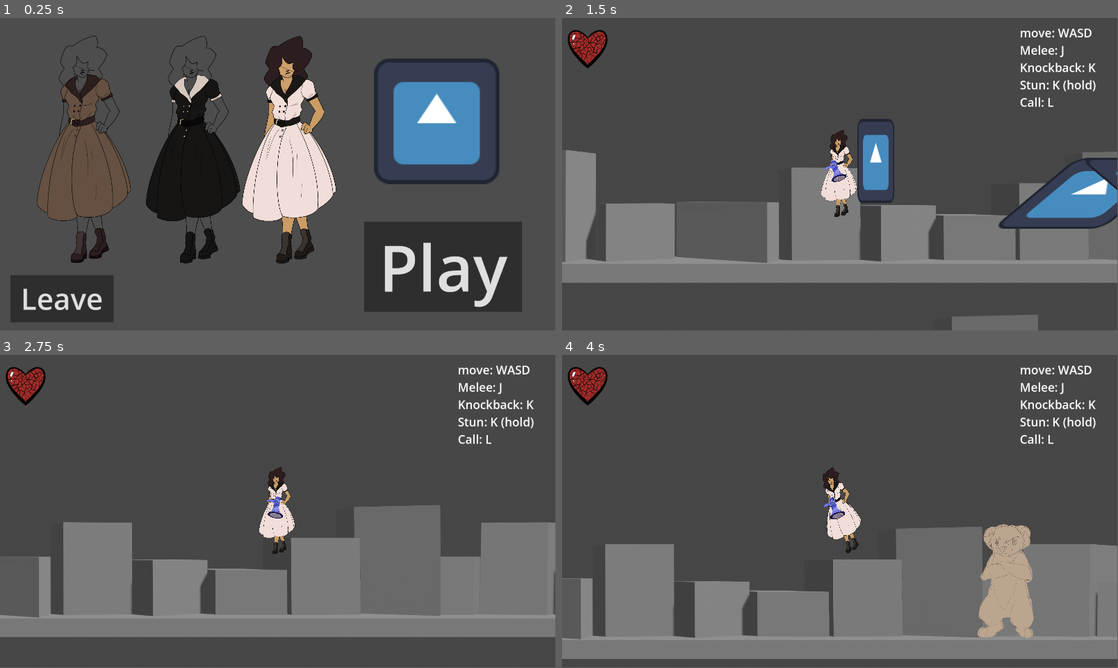
Above: before the commit, frames 1-4 (two rows, left to right).
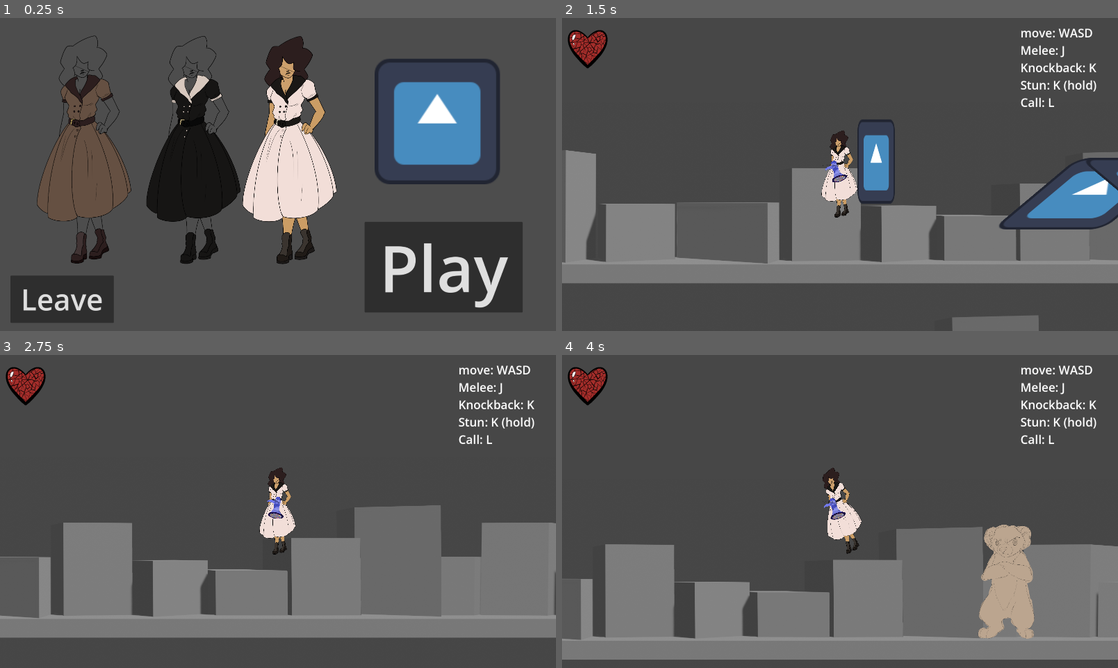
Above: after the commit, the same moments.

Repository: MaddMavv/Project-Doll-House
Game: Godot game, scene res://main menu.tscn
Same seed, same stepped clock (60 frames per second), same inputs: the game is played once before the commit and once after it. The engine's default icon, where the game draws it, is replaced by a stand-in: a white triangle on a blue panel in a dark square.
Inputs:
- Up to frame 1 (0.25 s): no input
- Up to frame 2 (1.5 s): click "Play" at 0.5 s; tap Enter (ui_accept) at 1.25 s; hold Right (ui_right) from 1.28 s (still down); tap K (attack) at 1.35 s
- Up to frame 3 (2.75 s): keep holding Right (ui_right); tap Enter (ui_accept) at 1.52, 2.27 s; tap J (melee) at 2.1 s
- Up to frame 4 (4 s): release Right (ui_right) at 2.78 s; hold Left (ui_left) 2.78-3.53 s; tap L (shout) at 2.85 s; hold Right (ui_right) from 3.53 s (still down); tap K (attack) at 3.6 s; tap Enter (ui_accept) at 3.77 s
In our replay, the window is 799x449 before the commit and 800x450 after it. These sizes can differ from the game's own. Grey fills any space a smaller window leaves; there, only what the larger window draws over its background counts as a difference.

The runs differ from the first frame. In frame 1, 2.3% of the frame differs, in the area x 4-94%, y 6-94%; in frame 2, 1.8%; in frame 3, 1.2%; in frame 4, 1.8%.

Commit message:
started boss stage

Diff:
--- /dev/null
+++ b/First Prototype copy 2/boss.tscn
@@ -0,0 +1,567 @@
+[gd_scene load_steps=34 format=3 uid="uid://jhar81iobxiu"]
+
+[ext_resource type="Texture2D" uid="uid://cxwupqs4m5apy" path="res://assests/gray.png" id="1_r7ux5"]
+[ext_resource type="Texture2D" uid="uid://db0urvkygtedx" path="res://assests/non textured level.png" id="2_s2e0v"]
+
+[sub_resource type="RectangleShape2D" id="RectangleShape2D_7c10t"]
+size = Vector2(263.5, 8044.75)
+
+[sub_resource type="RectangleShape2D" id="RectangleShape2D_0w6sf"]
+size = Vector2(7446.76, 174.029)
+
+[sub_resource type="RectangleShape2D" id="RectangleShape2D_m42cg"]
+size = Vector2(280, 41.5535)
+
+[sub_resource type="RectangleShape2D" id="RectangleShape2D_q6fsm"]
+size = Vector2(699.464, 65.6543)
+
+[sub_resource type="RectangleShape2D" id="RectangleShape2D_8maxv"]
+size = Vector2(659.5, 33.1794)
+
+[sub_resource type="RectangleShape2D" id="RectangleShape2D_eaibp"]
+size = Vector2(512.695, 22.0067)
+
+[sub_resource type="RectangleShape2D" id="RectangleShape2D_qd8v1"]
+size = Vector2(548.775, 16.1263)
+
+[sub_resource type="RectangleShape2D" id="RectangleShape2D_yyfh4"]
+size = Vector2(547.49, 33.3834)
+
+[sub_resource type="RectangleShape2D" id="RectangleShape2D_7orc7"]
+size = Vector2(519.67, 31.8035)
+
+[sub_resource type="RectangleShape2D" id="RectangleShape2D_yxjio"]
+size = Vector2(689.769, 26.2245)
+
+[sub_resource type="RectangleShape2D" id="RectangleShape2D_veckd"]
+size = Vector2(547.082, 18.9172)
+
+[sub_resource type="RectangleShape2D" id="RectangleShape2D_bx3am"]
+size = Vector2(509, 20.578)
+
+[sub_resource type="RectangleShape2D" id="RectangleShape2D_34yaj"]
+size = Vector2(540.415, 22.6874)
+
+[sub_resource type="RectangleShape2D" id="RectangleShape2D_21eea"]
+size = Vector2(660.994, 18.9172)
+
+[sub_resource type="RectangleShape2D" id="RectangleShape2D_y7lfm"]
+size = Vector2(701.056, 29.3188)
+
+[sub_resource type="RectangleShape2D" id="RectangleShape2D_lkx18"]
+size = Vector2(659.5, 10.7882)
+
+[sub_resource type="RectangleShape2D" id="RectangleShape2D_wom0j"]
+size = Vector2(269.42, 27.0873)
+
+[sub_resource type="RectangleShape2D" id="RectangleShape2D_fdole"]
+size = Vector2(699.464, 23.0222)
+
+[sub_resource type="RectangleShape2D" id="RectangleShape2D_sxe6k"]
+size = Vector2(659.5, 13.014)
+
+[sub_resource type="RectangleShape2D" id="RectangleShape2D_ijswb"]
+size = Vector2(509.346, 26.4577)
+
+[sub_resource type="RectangleShape2D" id="RectangleShape2D_451j4"]
+size = Vector2(548.775, 16.1263)
+
+[sub_resource type="RectangleShape2D" id="RectangleShape2D_vjn45"]
+size = Vector2(548.775, 16.1263)
+
+[sub_resource type="RectangleShape2D" id="RectangleShape2D_win12"]
+size = Vector2(518.557, 20.6757)
+
+[sub_resource type="RectangleShape2D" id="RectangleShape2D_y0ib4"]
+size = Vector2(689.769, 26.2245)
+
+[sub_resource type="RectangleShape2D" id="RectangleShape2D_pm6sd"]
+size = Vector2(547.082, 18.9172)
+
+[sub_resource type="RectangleShape2D" id="RectangleShape2D_orpe1"]
+size = Vector2(509, 20.578)
+
+[sub_resource type="RectangleShape2D" id="RectangleShape2D_35dwa"]
+size = Vector2(537.077, 17.1238)
+
+[sub_resource type="RectangleShape2D" id="RectangleShape2D_aebkt"]
+size = Vector2(283.361, 29.3643)
+
+[sub_resource type="RectangleShape2D" id="RectangleShape2D_mfwji"]
+size = Vector2(703.637, 36.041)
+
+[sub_resource type="RectangleShape2D" id="RectangleShape2D_imc4j"]
+size = Vector2(663.398, 44.9431)
+
+[sub_resource type="RectangleShape2D" id="RectangleShape2D_gfg4n"]
+size = Vector2(130.494, 74.1743)
+
+[node name="Boss" type="Node2D"]
+
+[node name="Gray" type="Sprite2D" parent="."]
+position = Vector2(1914, 860)
+scale = Vector2(114.065, 114.757)
+texture = ExtResource("1_r7ux5")
+
+[node name="Shelf 1" type="Node2D" parent="Gray"]
+position = Vector2(-16.8144, -3.43246)
+scale = Vector2(0.00499388, 0.00496379)
+
+[node name="NonTexturedLevel2" type="Sprite2D" parent="Gray/Shelf 1"]
+position = Vector2(3150.01, 621)
+scale = Vector2(1.1202, 1.1202)
+texture = ExtResource("2_s2e0v")
+
+[node name="Boxs" type="Node2D" parent="Gray/Shelf 1/NonTexturedLevel2"]
+position = Vector2(-2814.18, -547.916)
+scale = Vector2(0.802219, 0.802219)
+
+[node name="self" type="StaticBody2D" parent="Gray/Shelf 1/NonTexturedLevel2/Boxs"]
+
+[node name="CollisionShape2D2" type="CollisionShape2D" parent="Gray/Shelf 1/NonTexturedLevel2/Boxs/self"]
+position = Vector2(-117.472, -2738.09)
+shape = SubResource("RectangleShape2D_7c10t")
+
+[node name="CollisionShape2D28" type="CollisionShape2D" parent="Gray/Shelf 1/NonTexturedLevel2/Boxs/self"]
+position = Vector2(6593.8, -2715.82)
+shape = SubResource("RectangleShape2D_7c10t")
+
+[node name="CollisionShape2D29" type="CollisionShape2D" parent="Gray/Shelf 1/NonTexturedLevel2/Boxs/self"]
+position = Vector2(3446.78, 1236.05)
+shape = SubResource("RectangleShape2D_0w6sf")
+
+[node name="StaticBody2D2" type="StaticBody2D" parent="Gray/Shelf 1/NonTexturedLevel2/Boxs"]
+collision_layer = 2
+
+[node name="CollisionShape2D30" type="CollisionShape2D" parent="Gray/Shelf 1/NonTexturedLevel2/Boxs/StaticBody2D2"]
+position = Vector2(117, 771.277)
+shape = SubResource("RectangleShape2D_m42cg")
+one_way_collision = true
+
+[node name="CollisionShape2D" type="CollisionShape2D" parent="Gray/Shelf 1/NonTexturedLevel2/Boxs/StaticBody2D2"]
+position = Vector2(597.732, 554.474)
+shape = SubResource("RectangleShape2D_q6fsm")
+one_way_collision = true
+
+[node name="CollisionShape2D3" type="CollisionShape2D" parent="Gray/Shelf 1/NonTexturedLevel2/Boxs/StaticBody2D2"]
+position = Vector2(1088.25, 787.84)
+shape = SubResource("RectangleShape2D_8maxv")
+one_way_collision = true
+
+[node name="CollisionShape2D6" type="CollisionShape2D" parent="Gray/Shelf 1/NonTexturedLevel2/Boxs/StaticBody2D2"]
+position = Vector2(1537.24, 851.031)
+shape = SubResource("RectangleShape2D_eaibp")
+one_way_collision = true
+
+[node name="CollisionShape2D7" type="CollisionShape2D" parent="Gray/Shelf 1/NonTexturedLevel2/Boxs/StaticBody2D2"]
+position = Vector2(2068.04, 631.812)
+shape = SubResource("RectangleShape2D_qd8v1")
+one_way_collision = true
+
+[node name="CollisionShape2D17" type="CollisionShape2D" parent="Gray/Shelf 1/NonTexturedLevel2/Boxs/StaticBody2D2"]
+position = Vector2(2617.76, 427.06)
+shape = SubResource("RectangleShape2D_yyfh4")
+one_way_collision = true
+
+[node name="CollisionShape2D8" type="CollisionShape2D" parent="Gray/Shelf 1/NonTexturedLevel2/Boxs/StaticBody2D2"]
+position = Vector2(3164.69, 776.152)
+shape = SubResource("RectangleShape2D_7orc7")
+one_way_collision = true
+
+[node name="CollisionShape2D9" type="CollisionShape2D" parent="Gray/Shelf 1/NonTexturedLevel2/Boxs/StaticBody2D2"]
+position = Vector2(3782.92, 763.362)
+shape = SubResource("RectangleShape2D_yxjio")
+one_way_collision = true
+
+[node name="CollisionShape2D10" type="CollisionShape2D" parent="Gray/Shelf 1/NonTexturedLevel2/Boxs/StaticBody2D2"]
+position = Vector2(4402.66, 529.436)
+shape = SubResource("RectangleShape2D_veckd")
+one_way_collision = true
+
+[node name="CollisionShape2D11" type="CollisionShape2D" parent="Gray/Shelf 1/NonTexturedLevel2/Boxs/StaticBody2D2"]
+position = Vector2(4930.5, 779.539)
+shape = SubResource("RectangleShape2D_bx3am")
+one_way_collision = true
+
+[node name="CollisionShape2D12" type="CollisionShape2D" parent="Gray/Shelf 1/NonTexturedLevel2/Boxs/StaticBody2D2"]
+position = Vector2(5455.56, 850.815)
+shape = SubResource("RectangleShape2D_34yaj")
+one_way_collision = true
+
+[node name="CollisionShape2D15" type="CollisionShape2D" parent="Gray/Shelf 1/NonTexturedLevel2/Boxs/StaticBody2D2"]
+position = Vector2(5886.01, 630.143)
+shape = SubResource("RectangleShape2D_21eea")
+one_way_collision = true
+
+[node name="CollisionShape2D16" type="CollisionShape2D" parent="Gray/Shelf 1/NonTexturedLevel2/Boxs/StaticBody2D2"]
+position = Vector2(6409.02, 425.754)
+shape = SubResource("RectangleShape2D_y7lfm")
+one_way_collision = true
+
+[node name="Shelf 2" type="Node2D" parent="Gray"]
+position = Vector2(-23.1017, -8.39625)
+scale = Vector2(0.00499388, 0.00496379)
+
+[node name="NonTexturedLevel2" type="Sprite2D" parent="Gray/Shelf 2"]
+position = Vector2(3150.01, 621)
+scale = Vector2(1.1202, 1.1202)
+texture = ExtResource("2_s2e0v")
+
+[node name="Boxs" type="Node2D" parent="Gray/Shelf 2/NonTexturedLevel2"]
+position = Vector2(-2814.18, -547.916)
+scale = Vector2(0.802219, 0.802219)
+
+[node name="self" type="StaticBody2D" parent="Gray/Shelf 2/NonTexturedLevel2/Boxs"]
+collision_layer = 2
+
+[node name="CollisionShape2D29" type="CollisionShape2D" parent="Gray/Shelf 2/NonTexturedLevel2/Boxs/self"]
+position = Vector2(3468.46, 1235.27)
+shape = SubResource("RectangleShape2D_0w6sf")
+one_way_collision = true
+
+[node name="StaticBody2D2" type="StaticBody2D" parent="Gray/Shelf 2/NonTexturedLevel2/Boxs"]
+collision_layer = 2
+
+[node name="CollisionShape2D30" type="CollisionShape2D" parent="Gray/Shelf 2/NonTexturedLevel2/Boxs/StaticBody2D2"]
+position = Vector2(117, 771.277)
+shape = SubResource("RectangleShape2D_m42cg")
+one_way_collision = true
+
+[node name="CollisionShape2D" type="CollisionShape2D" parent="Gray/Shelf 2/NonTexturedLevel2/Boxs/StaticBody2D2"]
+position = Vector2(597.732, 554.474)
+shape = SubResource("RectangleShape2D_q6fsm")
+one_way_collision = true
+
+[node name="CollisionShape2D3" type="CollisionShape2D" parent="Gray/Shelf 2/NonTexturedLevel2/Boxs/StaticBody2D2"]
+position = Vector2(1088.25, 776.644)
+shape = SubResource("RectangleShape2D_lkx18")
+one_way_collision = true
+
+[node name="CollisionShape2D6" type="CollisionShape2D" parent="Gray/Shelf 2/NonTexturedLevel2/Boxs/StaticBody2D2"]
+position = Vector2(1537.24, 851.031)
+shape = SubResource("RectangleShape2D_eaibp")
+one_way_collision = true
+
+[node name="CollisionShape2D7" type="CollisionShape2D" parent="Gray/Shelf 2/NonTexturedLevel2/Boxs/StaticBody2D2"]
+position = Vector2(2068.04, 631.812)
+shape = SubResource("RectangleShape2D_qd8v1")
+one_way_collision = true
+
+[node name="CollisionShape2D17" type="CollisionShape2D" parent="Gray/Shelf 2/NonTexturedLevel2/Boxs/StaticBody2D2"]
+position = Vector2(2617.76, 427.06)
+shape = SubResource("RectangleShape2D_yyfh4")
+one_way_collision = true
+
+[node name="CollisionShape2D8" type="CollisionShape2D" parent="Gray/Shelf 2/NonTexturedLevel2/Boxs/StaticBody2D2"]
+position = Vector2(3164.69, 776.152)
+shape = SubResource("RectangleShape2D_7orc7")
+one_way_collision = true
+
+[node name="CollisionShape2D9" type="CollisionShape2D" parent="Gray/Shelf 2/NonTexturedLevel2/Boxs/StaticBody2D2"]
+position = Vector2(3782.92, 763.362)
+shape = SubResource("RectangleShape2D_yxjio")
+one_way_collision = true
+
+[node name="CollisionShape2D10" type="CollisionShape2D" parent="Gray/Shelf 2/NonTexturedLevel2/Boxs/StaticBody2D2"]
+position = Vector2(4402.66, 529.436)
+shape = SubResource("RectangleShape2D_veckd")
+one_way_collision = true
+
+[node name="CollisionShape2D11" type="CollisionShape2D" parent="Gray/Shelf 2/NonTexturedLevel2/Boxs/StaticBody2D2"]
+position = Vector2(4930.5, 779.539)
+shape = SubResource("RectangleShape2D_bx3am")
+one_way_collision = true
+
+[node name="CollisionShape2D12" type="CollisionShape2D" parent="Gray/Shelf 2/NonTexturedLevel2/Boxs/StaticBody2D2"]
+position = Vector2(5455.56, 850.815)
+shape = SubResource("RectangleShape2D_34yaj")
+one_way_collision = true
+
+[node name="CollisionShape2D15" type="CollisionShape2D" parent="Gray/Shelf 2/NonTexturedLevel2/Boxs/StaticBody2D2"]
+position = Vector2(5886.01, 630.143)
+shape = SubResource("RectangleShape2D_21eea")
+one_way_collision = true
+
+[node name="CollisionShape2D16" type="CollisionShape2D" parent="Gray/Shelf 2/NonTexturedLevel2/Boxs/StaticBody2D2"]
+position = Vector2(6409.02, 425.754)
+shape = SubResource("RectangleShape2D_y7lfm")
+one_way_collision = true
+
+[node name="NonTexturedLevel5" type="Sprite2D" parent="Gray/Shelf 2"]
+position = Vector2(9249, 621)
+scale = Vector2(1.1202, 1.1202)
+texture = ExtResource("2_s2e0v")
+
+[node name="Boxs" type="Node2D" parent="Gray/Shelf 2/NonTexturedLevel5"]
+position = Vector2(-2814.18, -547.916)
+scale = Vector2(0.802219, 0.802219)
+
+[node name="self" type="StaticBody2D" parent="Gray/Shelf 2/NonTexturedLevel5/Boxs"]
+collision_layer = 2
+
+[node name="CollisionShape2D29" type="CollisionShape2D" parent="Gray/Shelf 2/NonTexturedLevel5/Boxs/self"]
+position = Vector2(3446.78, 1236.05)
+shape = SubResource("RectangleShape2D_0w6sf")
+one_way_collision = true
+
+[node name="StaticBody2D2" type="StaticBody2D" parent="Gray/Shelf 2/NonTexturedLevel5/Boxs"]
+collision_layer = 2
+
+[node name="CollisionShape2D30" type="CollisionShape2D" parent="Gray/Shelf 2/NonTexturedLevel5/Boxs/StaticBody2D2"]
+position = Vector2(111.71, 764.044)
+shape = SubResource("RectangleShape2D_wom0j")
+one_way_collision = true
+
+[node name="CollisionShape2D" type="CollisionShape2D" parent="Gray/Shelf 2/NonTexturedLevel5/Boxs/StaticBody2D2"]
+position = Vector2(595.834, 535.73)
+shape = SubResource("RectangleShape2D_fdole")
+one_way_collision = true
+
+[node name="CollisionShape2D3" type="CollisionShape2D" parent="Gray/Shelf 2/NonTexturedLevel5/Boxs/StaticBody2D2"]
+position = Vector2(1088.25, 777.757)
+shape = SubResource("RectangleShape2D_sxe6k")
+one_way_collision = true
+
+[node name="CollisionShape2D6" type="CollisionShape2D" parent="Gray/Shelf 2/NonTexturedLevel5/Boxs/StaticBody2D2"]
+position = Vector2(1539.48, 854.37)
+shape = SubResource("RectangleShape2D_ijswb")
+one_way_collision = true
+
+[node name="CollisionShape2D7" type="CollisionShape2D" parent="Gray/Shelf 2/NonTexturedLevel5/Boxs/StaticBody2D2"]
+position = Vector2(2064.71, 630.7)
+shape = SubResource("RectangleShape2D_451j4")
+one_way_collision = true
+
+[node name="CollisionShape2D14" type="CollisionShape2D" parent="Gray/Shelf 2/NonTexturedLevel5/Boxs/StaticBody2D2"]
+position = Vector2(2622.22, 418.158)
+shape = SubResource("RectangleShape2D_vjn45")
+one_way_collision = true
+
+[node name="CollisionShape2D8" type="CollisionShape2D" parent="Gray/Shelf 2/NonTexturedLevel5/Boxs/StaticBody2D2"]
+position = Vector2(3164.15, 770.588)
+shape = SubResource("RectangleShape2D_win12")
+one_way_collision = true
+
+[node name="CollisionShape2D9" type="CollisionShape2D" parent="Gray/Shelf 2/NonTexturedLevel5/Boxs/StaticBody2D2"]
+position = Vector2(3781.74, 764.234)
+shape = SubResource("RectangleShape2D_y0ib4")
+one_way_collision = true
+
+[node name="CollisionShape2D10" type="CollisionShape2D" parent="Gray/Shelf 2/NonTexturedLevel5/Boxs/StaticBody2D2"]
+position = Vector2(4402.67, 531.662)
+shape = SubResource("RectangleShape2D_pm6sd")
+one_way_collision = true
+
+[node name="CollisionShape2D11" type="CollisionShape2D" parent="Gray/Shelf 2/NonTexturedLevel5/Boxs/StaticBody2D2"]
+position = Vector2(4933.47, 783.151)
+shape = SubResource("RectangleShape2D_orpe1")
+one_way_collision = true
+
+[node name="CollisionShape2D12" type="CollisionShape2D" parent="Gray/Shelf 2/NonTexturedLevel5/Boxs/StaticBody2D2"]
+position = Vector2(5455.37, 847.693)
+shape = SubResource("RectangleShape2D_35dwa")
+one_way_collision = true
+
+[node name="CollisionShape2D13" type="CollisionShape2D" parent="Gray/Shelf 2/NonTexturedLevel5/Boxs/StaticBody2D2"]
+position = Vector2(6899.01, 772.92)
+shape = SubResource("RectangleShape2D_aebkt")
+one_way_collision = true
+
+[node name="CollisionShape2D15" type="CollisionShape2D" parent="Gray/Shelf 2/NonTexturedLevel5/Boxs/StaticBody2D2"]
+position = Vector2(6405.69, 425.731)
+shape = SubResource("RectangleShape2D_mfwji")
+one_way_collision = true
+
+[node name="CollisionShape2D16" type="CollisionShape2D" parent="Gray/Shelf 2/NonTexturedLevel5/Boxs/StaticBody2D2"]
+position = Vector2(5888.33, 646.063)
+shape = SubResource("RectangleShape2D_imc4j")
+one_way_collision = true
+
+[node name="Shelf 3" type="Node2D" parent="Gray"]
+position = Vector2(-19.1465, -13.3451)
+scale = Vector2(0.00499388, 0.00496379)
+
+[node name="NonTexturedLevel2" type="Sprite2D" parent="Gray/Shelf 3"]
+position = Vector2(3150.01, 621)
+scale = Vector2(1.1202, 1.1202)
+texture = ExtResource("2_s2e0v")
+
+[node name="Boxs" type="Node2D" parent="Gray/Shelf 3/NonTexturedLevel2"]
+position = Vector2(-2814.18, -547.916)
+scale = Vector2(0.802219, 0.802219)
+
+[node name="self" type="StaticBody2D" parent="Gray/Shelf 3/NonTexturedLevel2/Boxs"]
+collision_layer = 2
+
+[node name="CollisionShape2D29" type="CollisionShape2D" parent="Gray/Shelf 3/NonTexturedLevel2/Boxs/self"]
+position = Vector2(3468.46, 1235.27)
+shape = SubResource("RectangleShape2D_0w6sf")
+one_way_collision = true
+
+[node name="StaticBody2D2" type="StaticBody2D" parent="Gray/Shelf 3/NonTexturedLevel2/Boxs"]
+collision_layer = 2
+
+[node name="CollisionShape2D30" type="CollisionShape2D" parent="Gray/Shelf 3/NonTexturedLevel2/Boxs/StaticBody2D2"]
+position = Vector2(117, 771.277)
+shape = SubResource("RectangleShape2D_m42cg")
+one_way_collision = true
+
+[node name="CollisionShape2D" type="CollisionShape2D" parent="Gray/Shelf 3/NonTexturedLevel2/Boxs/StaticBody2D2"]
+position = Vector2(597.732, 554.474)
+shape = SubResource("RectangleShape2D_q6fsm")
+one_way_collision = true
+
+[node name="CollisionShape2D3" type="CollisionShape2D" parent="Gray/Shelf 3/NonTexturedLevel2/Boxs/StaticBody2D2"]
+position = Vector2(1088.25, 776.644)
+shape = SubResource("RectangleShape2D_lkx18")
+one_way_collision = true
+
+[node name="CollisionShape2D6" type="CollisionShape2D" parent="Gray/Shelf 3/NonTexturedLevel2/Boxs/StaticBody2D2"]
+position = Vector2(1537.24, 851.031)
+shape = SubResource("RectangleShape2D_eaibp")
+one_way_collision = true
+
+[node name="CollisionShape2D7" type="CollisionShape2D" parent="Gray/Shelf 3/NonTexturedLevel2/Boxs/StaticBody2D2"]
+position = Vector2(2068.04, 631.812)
+shape = SubResource("RectangleShape2D_qd8v1")
+one_way_collision = true
+
+[node name="CollisionShape2D17" type="CollisionShape2D" parent="Gray/Shelf 3/NonTexturedLevel2/Boxs/StaticBody2D2"]
+position = Vector2(2617.76, 427.06)
+shape = SubResource("RectangleShape2D_yyfh4")
+one_way_collision = true
+
+[node name="CollisionShape2D8" type="CollisionShape2D" parent="Gray/Shelf 3/NonTexturedLevel2/Boxs/StaticBody2D2"]
+position = Vector2(3164.69, 776.152)
+shape = SubResource("RectangleShape2D_7orc7")
+one_way_collision = true
+
+[node name="CollisionShape2D9" type="CollisionShape2D" parent="Gray/Shelf 3/NonTexturedLevel2/Boxs/StaticBody2D2"]
+position = Vector2(3782.92, 763.362)
+shape = SubResource("RectangleShape2D_yxjio")
+one_way_collision = true
+
+[node name="CollisionShape2D10" type="CollisionShape2D" parent="Gray/Shelf 3/NonTexturedLevel2/Boxs/StaticBody2D2"]
+position = Vector2(4402.66, 529.436)
+shape = SubResource("RectangleShape2D_veckd")
+one_way_collision = true
+
+[node name="CollisionShape2D11" type="CollisionShape2D" parent="Gray/Shelf 3/NonTexturedLevel2/Boxs/StaticBody2D2"]
+position = Vector2(4930.5, 779.539)
+shape = SubResource("RectangleShape2D_bx3am")
+one_way_collision = true
+
+[node name="CollisionShape2D12" type="CollisionShape2D" parent="Gray/Shelf 3/NonTexturedLevel2/Boxs/StaticBody2D2"]
+position = Vector2(5455.56, 850.815)
+shape = SubResource("RectangleShape2D_34yaj")
+one_way_collision = true
+
+[node name="CollisionShape2D15" type="CollisionShape2D" parent="Gray/Shelf 3/NonTexturedLevel2/Boxs/StaticBody2D2"]
+position = Vector2(5886.01, 630.143)
+shape = SubResource("RectangleShape2D_21eea")
+one_way_collision = true
+
+[node name="CollisionShape2D16" type="CollisionShape2D" parent="Gray/Shelf 3/NonTexturedLevel2/Boxs/StaticBody2D2"]
+position = Vector2(6409.02, 425.754)
+shape = SubResource("RectangleShape2D_y7lfm")
+one_way_collision = true
+
+[node name="NonTexturedLevel5" type="Sprite2D" parent="Gray/Shelf 3"]
+position = Vector2(9249, 621)
+scale = Vector2(1.1202, 1.1202)
+texture = ExtResource("2_s2e0v")
+
+[node name="Boxs" type="Node2D" parent="Gray/Shelf 3/NonTexturedLevel5"]
+position = Vector2(-2814.18, -547.916)
+scale = Vector2(0.802219, 0.802219)
+
+[node name="self" type="StaticBody2D" parent="Gray/Shelf 3/NonTexturedLevel5/Boxs"]
+collision_layer = 2
+
+[node name="CollisionShape2D29" type="CollisionShape2D" parent="Gray/Shelf 3/NonTexturedLevel5/Boxs/self"]
+position = Vector2(3446.78, 1236.05)
+shape = SubResource("RectangleShape2D_0w6sf")
+one_way_collision = true
+
+[node name="StaticBody2D2" type="StaticBody2D" parent="Gray/Shelf 3/NonTexturedLevel5/Boxs"]
+collision_layer = 2
+
+[node name="CollisionShape2D30" type="CollisionShape2D" parent="Gray/Shelf 3/NonTexturedLevel5/Boxs/StaticBody2D2"]
+position = Vector2(111.71, 764.044)
+shape = SubResource("RectangleShape2D_wom0j")
+one_way_collision = true
+
+[node name="CollisionShape2D" type="CollisionShape2D" parent="Gray/Shelf 3/NonTexturedLevel5/Boxs/StaticBody2D2"]
+position = Vector2(595.834, 535.73)
+shape = SubResource("RectangleShape2D_fdole")
+one_way_collision = true
+
+[node name="CollisionShape2D3" type="CollisionShape2D" parent="Gray/Shelf 3/NonTexturedLevel5/Boxs/StaticBody2D2"]
+position = Vector2(1088.25, 777.757)
+shape = SubResource("RectangleShape2D_sxe6k")
+one_way_collision = true
+
+[node name="CollisionShape2D6" type="CollisionShape2D" parent="Gray/Shelf 3/NonTexturedLevel5/Boxs/StaticBody2D2"]
+position = Vector2(1539.48, 854.37)
+shape = SubResource("RectangleShape2D_ijswb")
+one_way_collision = true
+
+[node name="CollisionShape2D7" type="CollisionShape2D" parent="Gray/Shelf 3/NonTexturedLevel5/Boxs/StaticBody2D2"]
+position = Vector2(2064.71, 630.7)
+shape = SubResource("RectangleShape2D_451j4")
+one_way_collision = true
+
+[node name="CollisionShape2D14" type="CollisionShape2D" parent="Gray/Shelf 3/NonTexturedLevel5/Boxs/StaticBody2D2"]
+position = Vector2(2622.22, 418.158)
+shape = SubResource("RectangleShape2D_vjn45")
+one_way_collision = true
+
+[node name="CollisionShape2D8" type="CollisionShape2D" parent="Gray/Shelf 3/NonTexturedLevel5/Boxs/StaticBody2D2"]
+position = Vector2(3164.15, 770.588)
+shape = SubResource("RectangleShape2D_win12")
+one_way_collision = true
+
+[node name="CollisionShape2D9" type="CollisionShape2D" parent="Gray/Shelf 3/NonTexturedLevel5/Boxs/StaticBody2D2"]
+position = Vector2(3781.74, 764.234)
+shape = SubResource("RectangleShape2D_y0ib4")
+one_way_collision = true
+
+[node name="CollisionShape2D10" type="CollisionShape2D" parent="Gray/Shelf 3/NonTexturedLevel5/Boxs/StaticBody2D2"]
+position = Vector2(4402.67, 531.662)
+shape = SubResource("RectangleShape2D_pm6sd")
+one_way_collision = true
+
+[node name="CollisionShape2D11" type="CollisionShape2D" parent="Gray/Shelf 3/NonTexturedLevel5/Boxs/StaticBody2D2"]
+position = Vector2(4933.47, 783.151)
+shape = SubResource("RectangleShape2D_orpe1")
+one_way_collision = true
+
+[node name="CollisionShape2D12" type="CollisionShape2D" parent="Gray/Shelf 3/NonTexturedLevel5/Boxs/StaticBody2D2"]
+position = Vector2(5455.37, 847.693)
+shape = SubResource("RectangleShape2D_35dwa")
+one_way_collision = true
+
+[node name="CollisionShape2D13" type="CollisionShape2D" parent="Gray/Shelf 3/NonTexturedLevel5/Boxs/StaticBody2D2"]
+position = Vector2(6899.01, 772.92)
+shape = SubResource("RectangleShape2D_aebkt")
+one_way_collision = true
+
+[node name="CollisionShape2D15" type="CollisionShape2D" parent="Gray/Shelf 3/NonTexturedLevel5/Boxs/StaticBody2D2"]
+position = Vector2(6405.69, 425.731)
+shape = SubResource("RectangleShape2D_mfwji")
+one_way_collision = true
+
+[node name="CollisionShape2D16" type="CollisionShape2D" parent="Gray/Shelf 3/NonTexturedLevel5/Boxs/StaticBody2D2"]
+position = Vector2(5888.33, 646.063)
+shape = SubResource("RectangleShape2D_imc4j")
+one_way_collision = true
+
+[node name="StaticBody2D" type="StaticBody2D" parent="Gray"]
+collision_mask = 4
+
+[node name="byeTrain" type="CollisionShape2D" parent="Gray/StaticBody2D"]
+position = Vector2(-95.4682, -11.032)
+shape = SubResource("RectangleShape2D_gfg4n")
+
+[node name="Camera2D" type="Camera2D" parent="."]
+position = Vector2(1752, 6)
--- a/First Prototype copy 2/project.godot
+++ b/First Prototype copy 2/project.godot
@@ -23,7 +23,7 @@
 
 window/size/viewport_width=1920
 window/size/viewport_height=1080
-window/size/resizable=false
+window/stretch/mode="viewport"
 
 [input]
 
